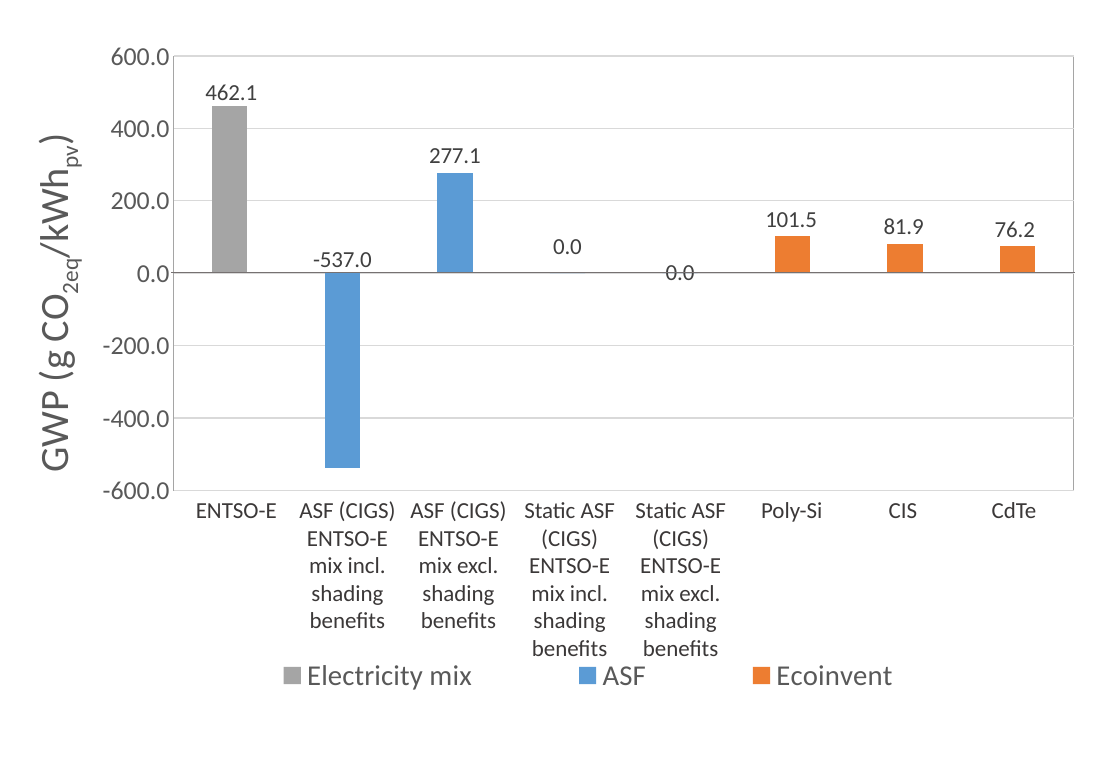
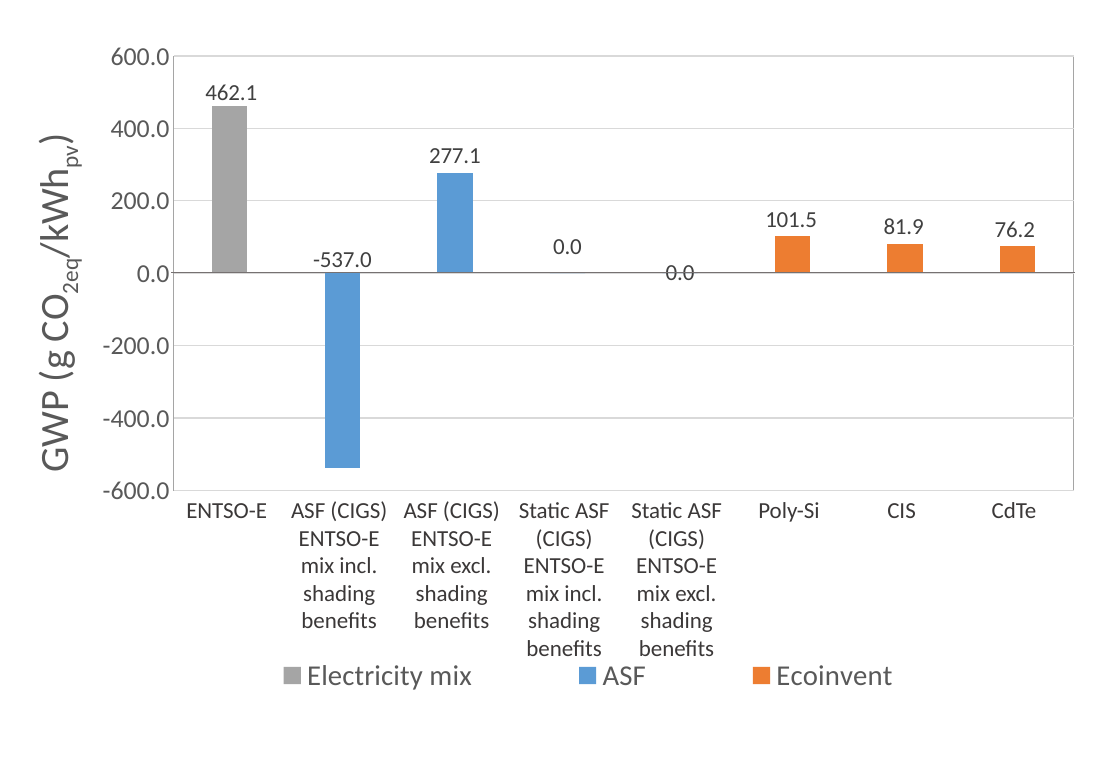
Before and after one commit to architecture-building-systems/LCA_Paper, a slide deck: slide 17 of elsarticle/Images/Thesis charts.pptx. Drawn at 1120x775 pixels with LibreOffice and Linux fonts; fonts in the diff are those of the drawing. Boxes give left, top, right and bottom in pixels: in the first picture for what was removed or moved away, otherwise in the second. Text is boxed around its words. In the diff, an @@ line names an element or a change of style, - is before the commit and + after.

```diff
--- a/elsarticle/Images/Thesis charts.pptx
+++ b/elsarticle/Images/Thesis charts.pptx
@@ text "ENTSO-E": place and size @@
-text "ENTSO-E" at [196, 503, 277, 518]
+text "ENTSO-E" at [186, 503, 267, 518]
@@ text "ASF (CIGS) ENTSO-E mix incl. ...": place and size @@
-text "ASF (CIGS) ENTSO-E mix incl. ..." at [299, 501, 396, 628]
+text "ASF (CIGS) ENTSO-E mix incl. ..." at [291, 501, 387, 628]
@@ 3 texts: place and size @@
-3 texts at [410, 501, 726, 656]
+3 texts at [404, 501, 722, 656]
```
Also in this commit, not shown: 1 slide added, 1 other file.
